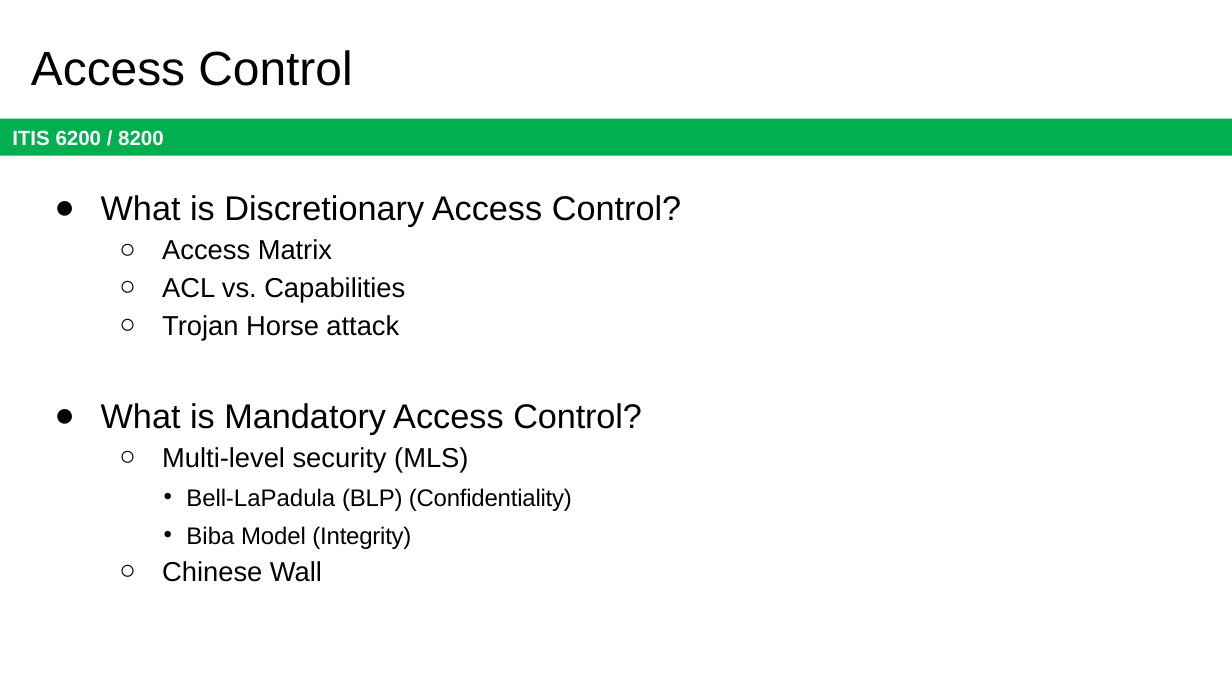
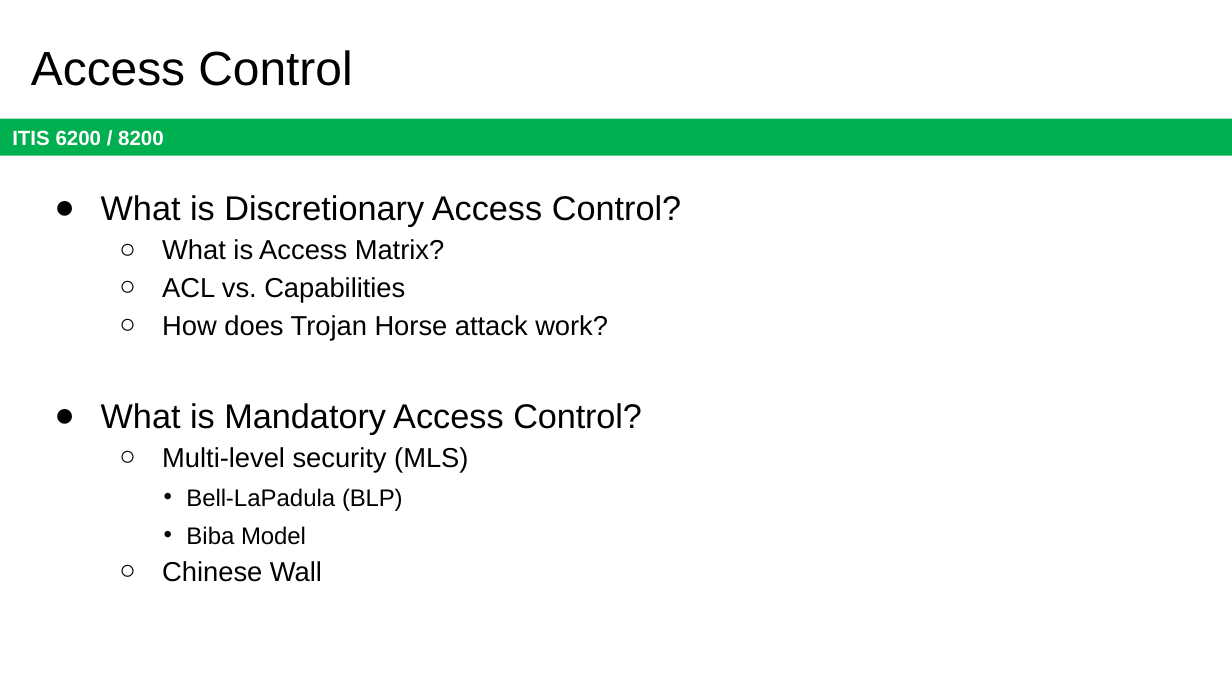
Before and after one commit to jx5c/github.io, a slide deck: slide 15 of teaching/ITIS6200/2023fa/lectures/final.review.pptx. Drawn at 1232x693 pixels with LibreOffice and Linux fonts; fonts in the diff are those of the drawing. Boxes give left, top, right and bottom in pixels: in the first picture for what was removed or moved away, otherwise in the second. Text is boxed around its words. In the diff, an @@ line names an element or a change of style, - is before the commit and + after.

```diff
--- a/teaching/ITIS6200/2023fa/lectures/final.review.pptx
+++ b/teaching/ITIS6200/2023fa/lectures/final.review.pptx
@@ text at [162, 239, 444, 260]: text changed @@
-  ○ Access Matrix
+  ○ What is Access Matrix?
@@ text at [162, 315, 608, 340]: text changed @@
-  ○ Trojan Horse attack
+  ○ How does Trojan Horse attack work?
@@ text at [186, 488, 402, 545]: text changed @@
-    • Bell-LaPadula (BLP) (Confidentiality)
-    • Biba Model (Integrity)
+    • Bell-LaPadula (BLP)
+    • Biba Model
```
Also in this commit, not shown: 10 other slides changed, 1 slide added, 1 slide removed, 2 other files.
